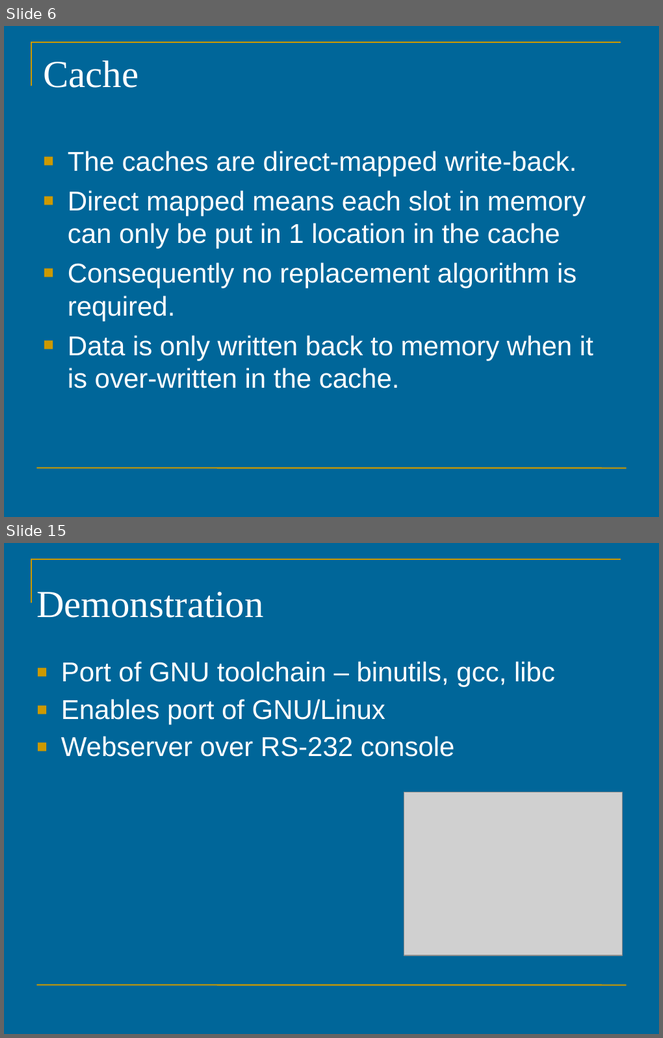
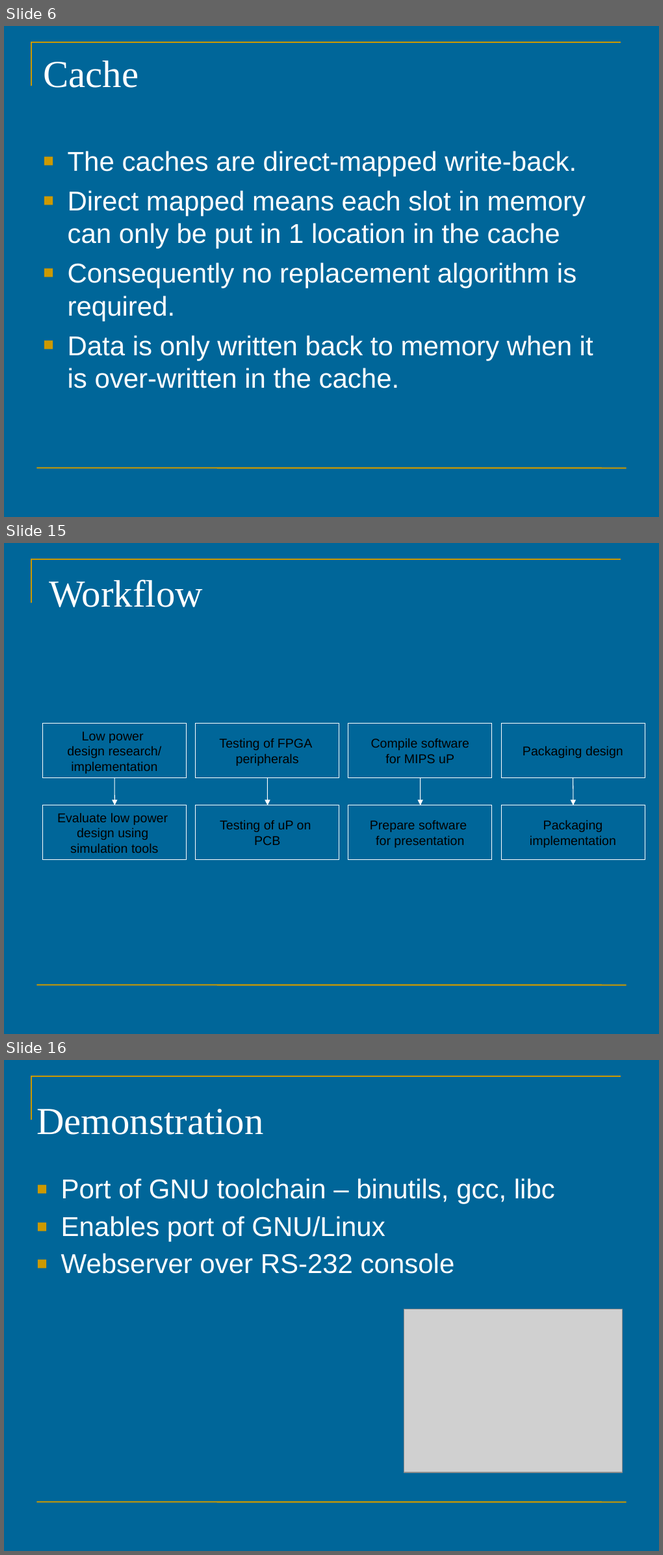
Before and after one commit to maikmerten/hmc-mips, a slide deck: uoa/doc/proposal-seminar.ppt. Shown one above the other, each under a label of ours: slides 6 and 15 before the commit, slides 6, 15 and 16 after it; the slides between them are not shown. The pictures are 663x1038 and 663x1555 pixels, drawn with LibreOffice and Linux fonts; fonts in the diff are those of the drawing; grey boxes stand for pictures. Boxes give left, top, right and bottom in pixels: in the first picture for what was removed or moved away, otherwise in the second. Text is boxed around its words. In the diff, an @@ line names an element or a change of style, - is before the commit and + after.

Commit message:
testing document

```diff
--- a/uoa/doc/proposal-seminar.ppt
+++ b/uoa/doc/proposal-seminar.ppt
@@ slide 15 added at bbox=[4, 543, 659, 1034], background #006699; not listed: 2 template elements that a slide beside it also shows @@
@@ title added at bbox=[49, 579, 203, 607], 42 pt, text #FFFFFF @@
+Workflow
@@ rectangle added at bbox=[42, 724, 186, 778], outline #FFFFFF 0.74 pt, 14 pt, text #000000 @@
+Low power
+design research/
+implementation
@@ rectangle added at bbox=[195, 724, 339, 778], outline #FFFFFF 0.74 pt, 14 pt, text #000000 @@
+Testing of FPGA
+peripherals
@@ rectangle added at bbox=[348, 724, 492, 778], outline #FFFFFF 0.74 pt, 14 pt, text #000000 @@
+Compile software
+for MIPS uP
@@ rectangle added at bbox=[501, 724, 645, 778], outline #FFFFFF 0.74 pt, 14 pt, text #000000 @@
+Packaging design
@@ arrow added from (114, 778) to (114, 806), #FFFFFF 0.74 pt @@
@@ arrow added from (267, 778) to (267, 806), #FFFFFF 0.74 pt @@
@@ arrow added from (420, 778) to (421, 806), #FFFFFF 0.74 pt @@
@@ arrow added from (573, 778) to (573, 806), #FFFFFF 0.74 pt @@
@@ rectangle added at bbox=[42, 806, 186, 860], outline #FFFFFF 0.74 pt, 14 pt, text #000000 @@
+Evaluate low power
+design using
+simulation tools
@@ rectangle added at bbox=[195, 806, 339, 860], outline #FFFFFF 0.74 pt, 14 pt, text #000000 @@
+Testing of uP on
+PCB
@@ rectangle added at bbox=[348, 806, 492, 860], outline #FFFFFF 0.74 pt, 14 pt, text #000000 @@
+Prepare software
+for presentation
@@ rectangle added at bbox=[501, 806, 645, 860], outline #FFFFFF 0.74 pt, 14 pt, text #000000 @@
+Packaging
+implementation
@@ what was slide 15 is now slide 16 @@
```
Also in this commit, not shown: 11 slides changed, 1 other slide added, 1 other file.
